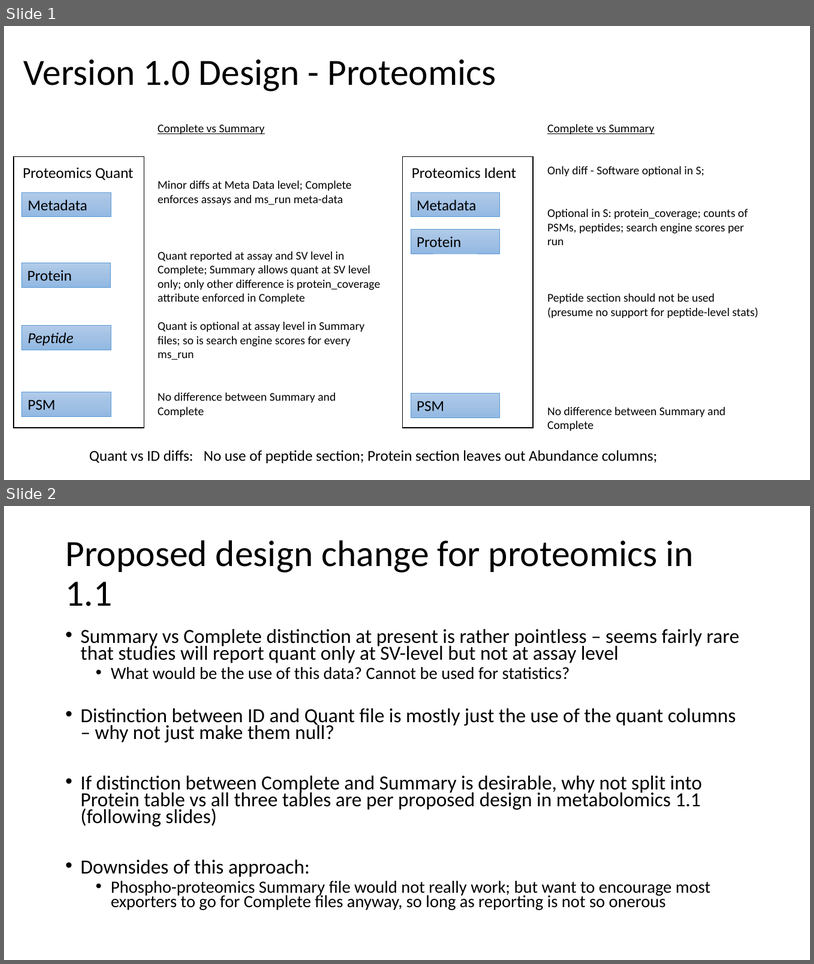
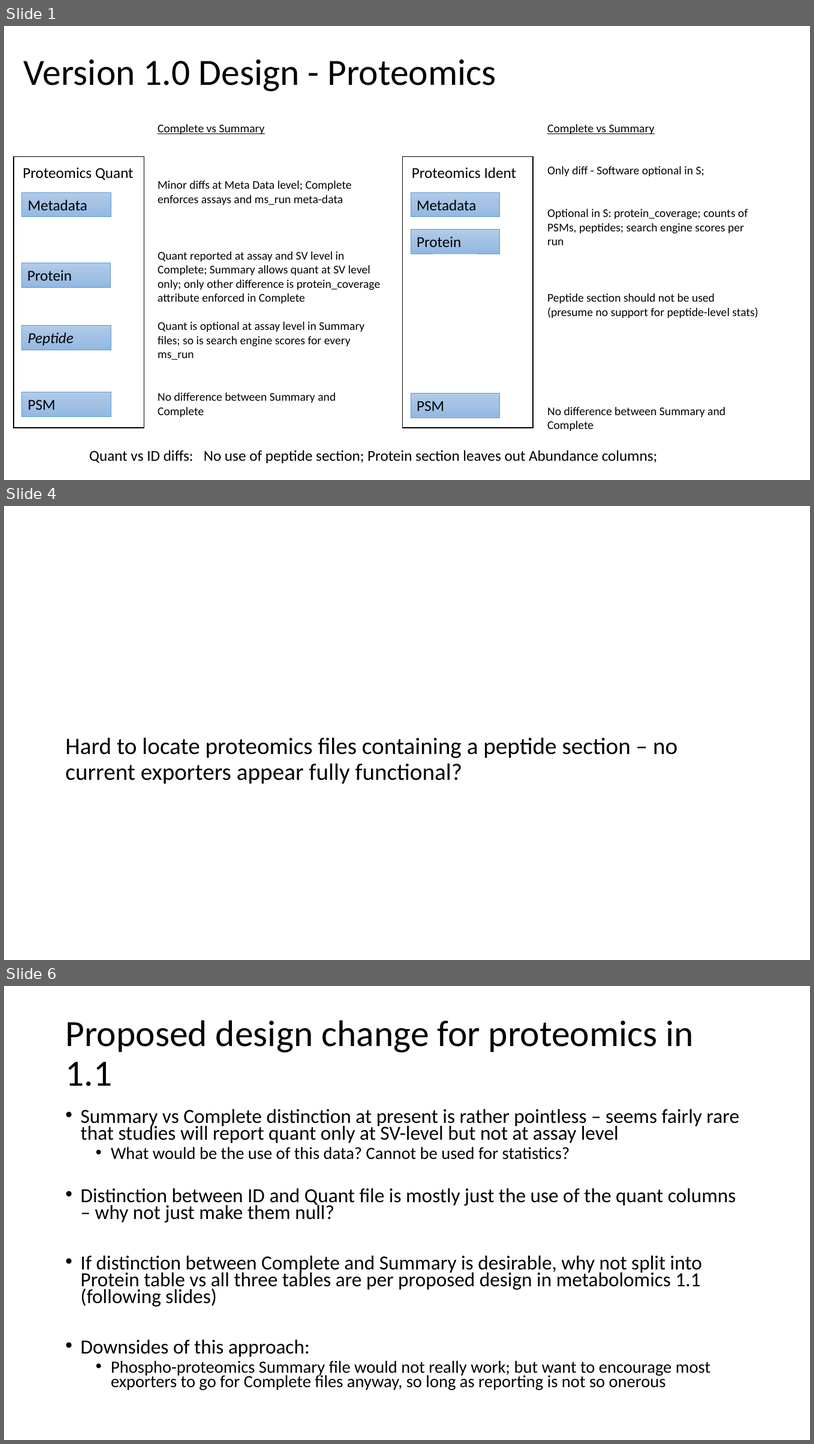
Before and after one commit to HUPO-PSI/mzTab, a slide deck: specification_document/1_1_draft_specs/Version11_design_considerations.pptx. Shown one above the other, each under a label of ours: slides 1 and 2 before the commit, slides 1, 4 and 6 after it; the slides between them are not shown. The pictures are 814x964 and 814x1444 pixels, drawn with LibreOffice and Linux fonts; fonts in the diff are those of the drawing. Boxes give left, top, right and bottom in pixels: in the first picture for what was removed or moved away, otherwise in the second. Text is boxed around its words. In the diff, an @@ line names an element or a change of style, - is before the commit and + after.

```diff
--- a/specification_document/1_1_draft_specs/Version11_design_considerations.pptx
+++ b/specification_document/1_1_draft_specs/Version11_design_considerations.pptx
@@ slide 4 added at (4,506,810,960), background #FFFFFF @@
@@ text added at (65,737,678,784), 28 pt, text #000000 @@
+Hard to locate proteomics files containing a peptide section – no current exporters appear fully functional?
@@ what was slide 2 is now slide 6 @@
```
Also in this commit, not shown: 4 slides changed, 5 other slides added.
